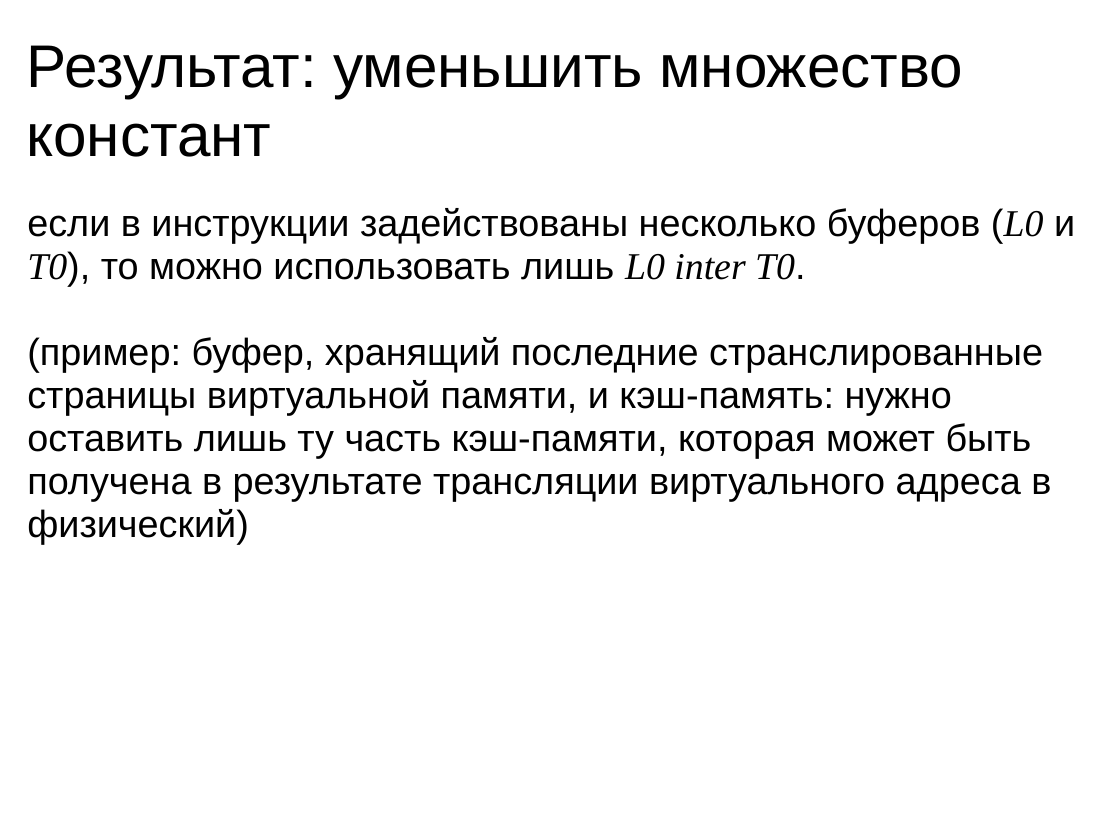
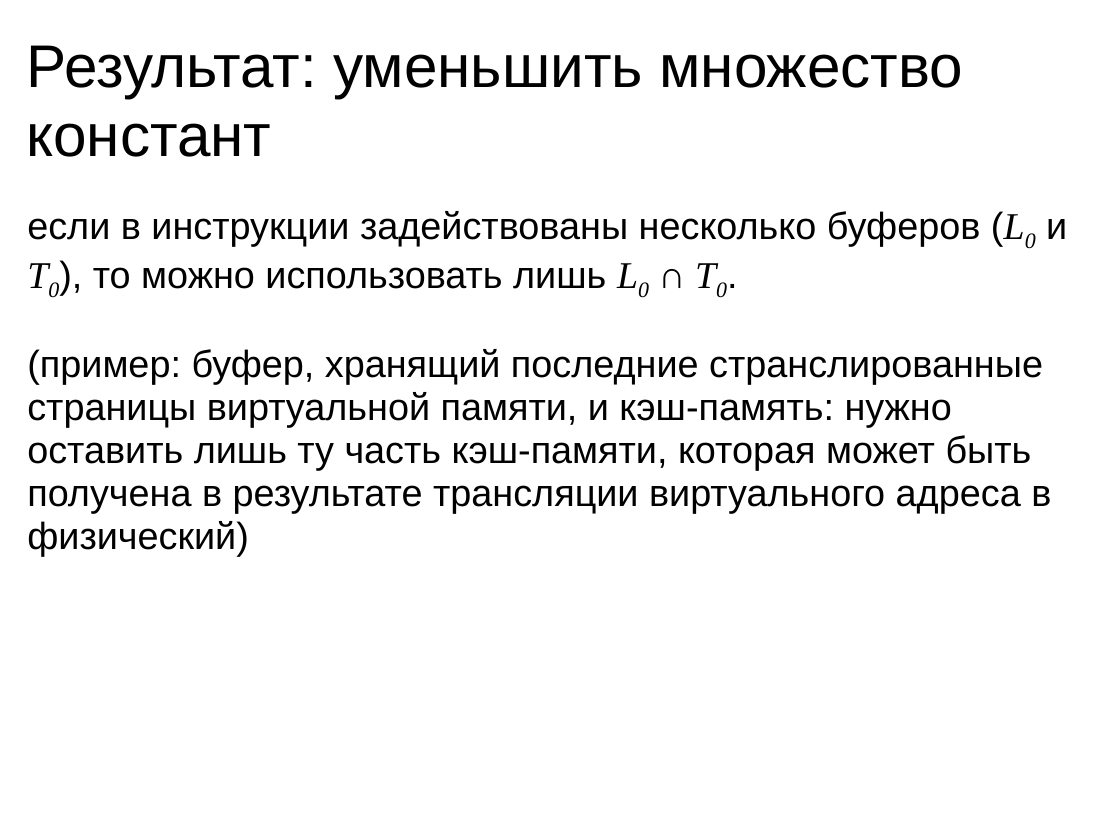
Before and after one commit to kornevgen/tesla-project, a slide deck: slide 17 of papers/THESIS/talks/ivan2010/ivan2010.ppt. Drawn at 1120x840 pixels with LibreOffice and Linux fonts; fonts in the diff are those of the drawing. Boxes give left, top, right and bottom in pixels: in the first picture for what was removed or moved away, otherwise in the second. Text is boxed around its words. In the diff, an @@ line names an element or a change of style, - is before the commit and + after.

```diff
--- a/papers/THESIS/talks/ivan2010/ivan2010.ppt
+++ b/papers/THESIS/talks/ivan2010/ivan2010.ppt
@@ text at <box>27,211,1067,289</box>: text changed @@
-если в инструкции задействованы несколько буферов (L0 и T0), то можно использовать лишь L0 inter T0.
+если в инструкции задействованы несколько буферов (L0 и T0), то можно использовать лишь L0 ∩ T0.
```
Also in this commit, not shown: 15 other slides changed, 1 slide added, 3 slides removed.
